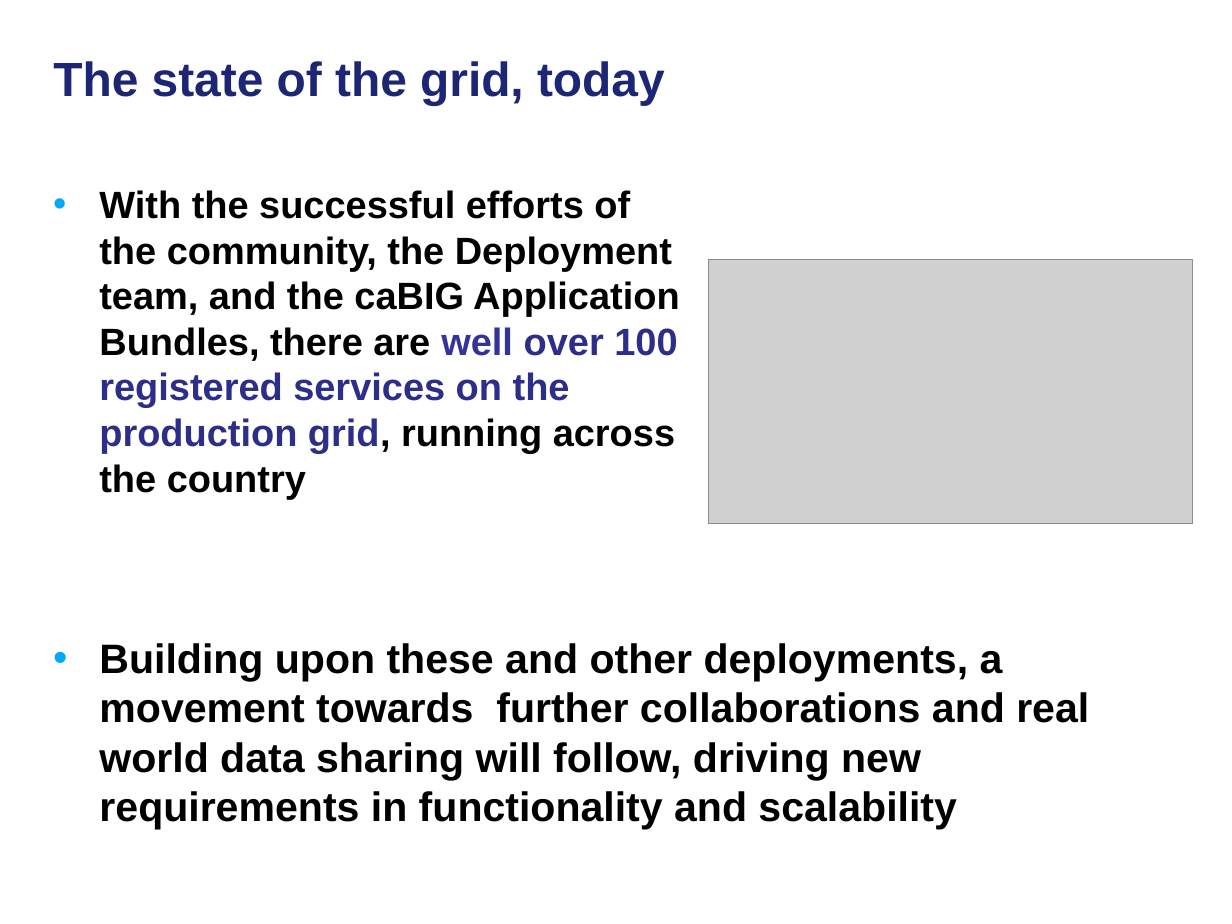
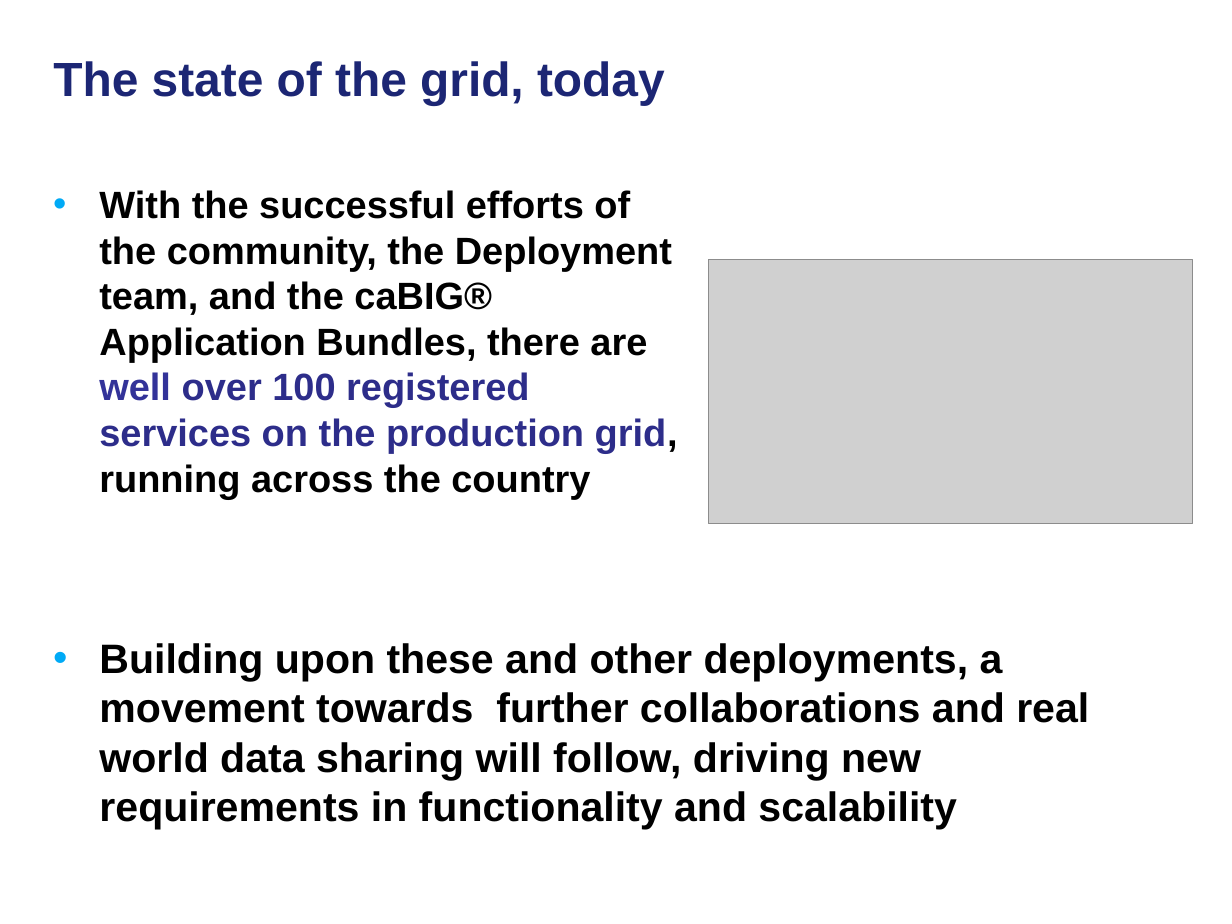
Before and after one commit to NCIP/cagrid-docs, a slide deck: slide 12 of general/presentations/200910_VCDE_ARCH/20091022_Arch_VCDE_caGrid_Future.ppt (slide 9 before the commit). Drawn at 1232x924 pixels with LibreOffice and Linux fonts; fonts in the diff are those of the drawing; grey boxes stand for pictures; background and template pictures are left out. Boxes give left, top, right and bottom in pixels: in the first picture for what was removed or moved away, otherwise in the second. Text is boxed around its words. In the diff, an @@ line names an element or a change of style, - is before the commit and + after.

```diff
--- a/general/presentations/200910_VCDE_ARCH/20091022_Arch_VCDE_caGrid_Future.ppt
+++ b/general/presentations/200910_VCDE_ARCH/20091022_Arch_VCDE_caGrid_Future.ppt
@@ text at <box>99,190,678,499</box>: text changed @@
-• With the successful efforts of the community, the Deployment team, and the caBIG Application Bundles, there are well over 100 registered services on the production grid, running across the country
+• With the successful efforts of the community, the Deployment team, and the caBIG® Application Bundles, there are well over 100 registered services on the production grid, running across the country
```
Also in this commit, not shown: 4 other slides changed, 7 slides added, 15 slides removed.
